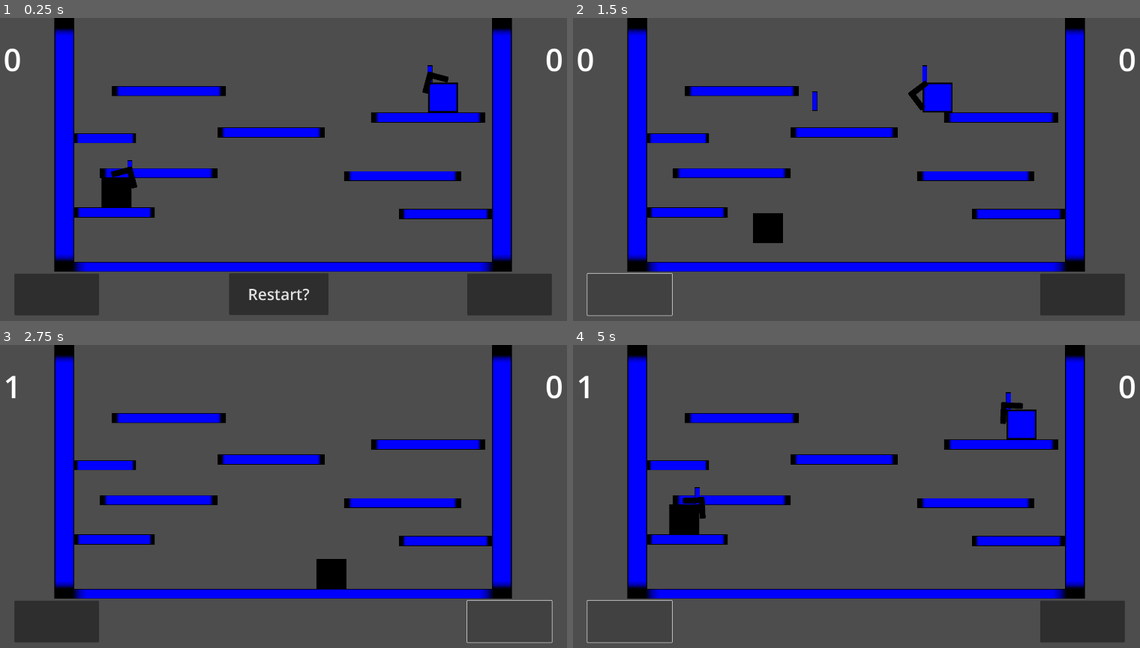
Above: before the commit, frames 1-4 (two rows, left to right).
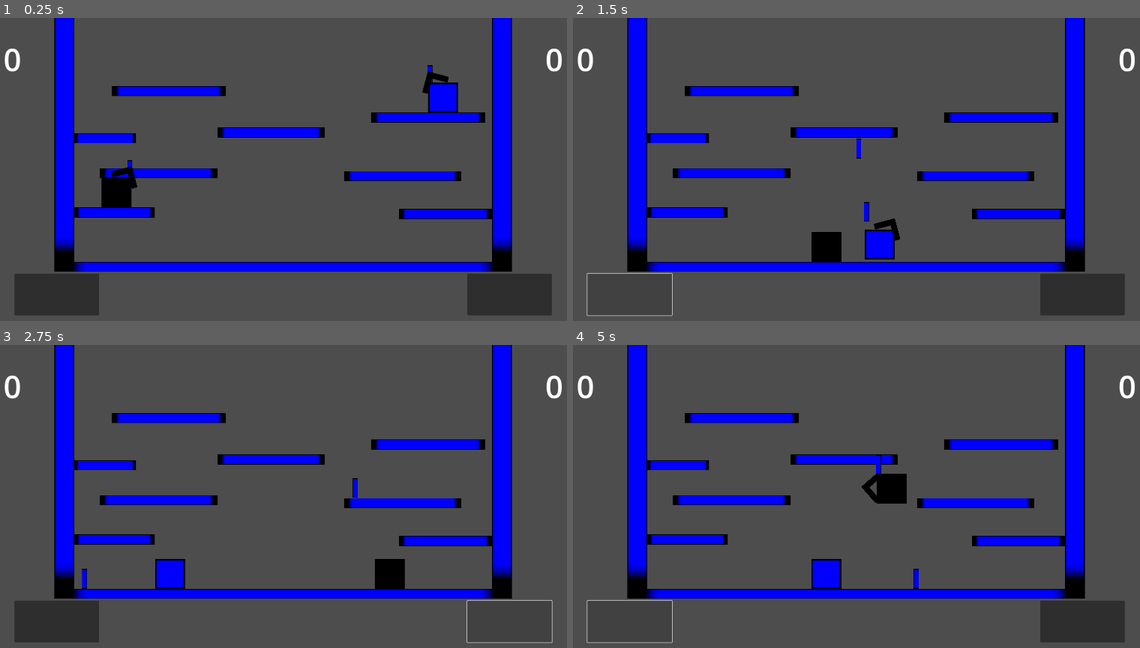
Above: after the commit, the same moments.

Repository: ra314/micro-swords
Game: Godot game, scene res://Scenes/Main.tscn
Same seed, same stepped clock (60 frames per second), same inputs: the game is played once before the commit and once after it. Video files are missing from this copy of the repository; at most half a second of black plays in their place.
Inputs (mouse positions are in pixels of both pictures, inside the frame that each line leads up to):
- Up to frame 1 (0.25 s): no input
- Up to frame 2 (1.5 s): click (850, 293) at 0.5 s, where only the run before the commit has a clickable "Restart?"; click (629, 293) at 1.25 s
- Up to frame 3 (2.75 s): click (510, 620) at 2 s
- Up to frame 4 (5 s): click (629, 620) at 2.75 s; click (1083, 620) at 3.5 s; click (629, 620) at 4.25 s

The runs differ from the first frame. In frame 1, 3.2% of the frame differs, in the area x 9-91%, y 0-99%; in frame 2, 3.4%; in frame 3, 2.7%; in frame 4, 3.6%, in the area x 0-91%, y 0-81%.

Commit message:
Something else.

Diff:
--- a/Scenes/Levels/Level_1.tscn
+++ b/Scenes/Levels/Level_1.tscn
@@ -15,13 +15,13 @@
 centered = false
 
 [node name="L-Side-Wall" parent="." instance=ExtResource("1_hpfm2")]
-position = Vector2(227, 0)
-scale = Vector2(8, 101.981)
+position = Vector2(227, -784)
+scale = Vector2(8, 200)
 collision_mask = 0
 
 [node name="R-Side-Wall" parent="." instance=ExtResource("1_hpfm2")]
-position = Vector2(1629, 0)
-scale = Vector2(8, 102)
+position = Vector2(1629, -784)
+scale = Vector2(8, 200)
 
 [node name="Platform0" parent="." instance=ExtResource("1_hpfm2")]
 position = Vector2(227, 784)
--- a/Scenes/Main.tscn
+++ b/Scenes/Main.tscn
@@ -32,6 +32,7 @@
 stream = ExtResource("3_osdtc")
 
 [node name="Restart" type="Button" parent="."]
+visible = false
 offset_left = 787.0
 offset_top = 821.0
 offset_right = 1105.0
--- a/Scripts/Components/Sword.gd
+++ b/Scripts/Components/Sword.gd
@@ -46,6 +46,7 @@
 		detect_swordsman_collision()
 
 		if detect_platform_collision():
+			print("becoming grounded")
 			become_grounded()
 		else:
 			# Handle switching directions
@@ -71,7 +72,6 @@
 	for i in get_slide_collision_count():
 		var collider = get_slide_collision(i).get_collider()
 		if collider.name.contains("Platform"):
-			print(collider.name)
 			return true
 	return false
 
